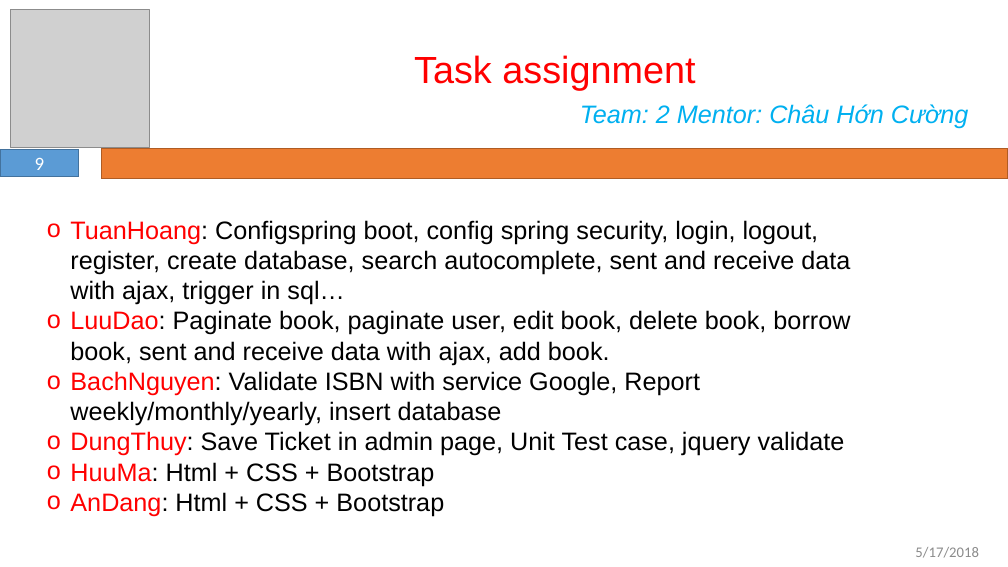
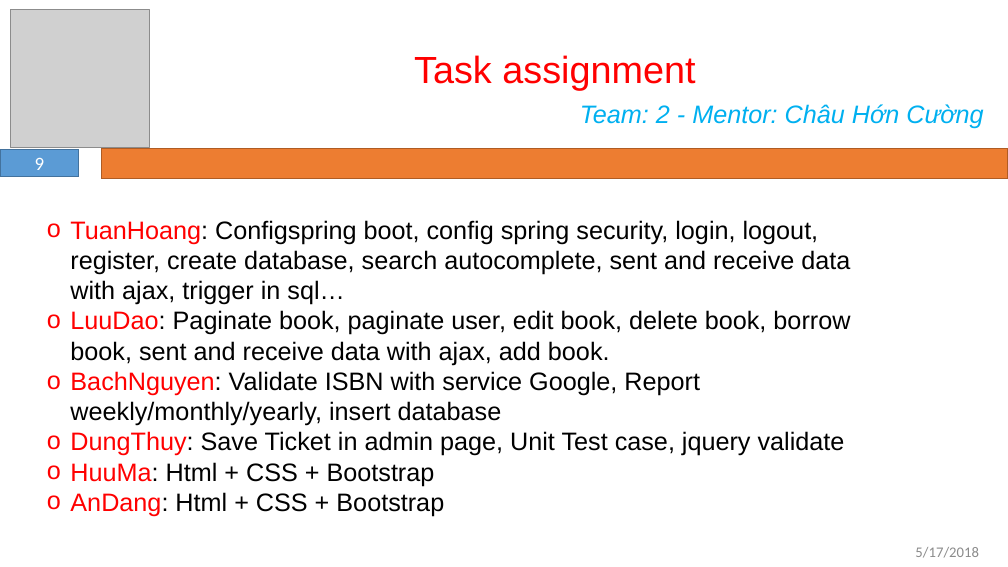
Before and after one commit to VuDzung/LibraryManagement, a slide deck: slide 9 of slide/DistributedComputation.pptx. Drawn at 1008x567 pixels with LibreOffice and Linux fonts; fonts in the diff are those of the drawing; grey boxes stand for pictures. Boxes give left, top, right and bottom in pixels: in the first picture for what was removed or moved away, otherwise in the second. Text is boxed around its words. In the diff, an @@ line names an element or a change of style, - is before the commit and + after.

Commit message:
change slide

```diff
--- a/slide/DistributedComputation.pptx
+++ b/slide/DistributedComputation.pptx
@@ text at (580,104,983,129): text changed @@
-Team: 2 Mentor: Châu Hớn Cường
+Team: 2 - Mentor: Châu Hớn Cường
```
Also in this commit, not shown: 9 other slides changed.
